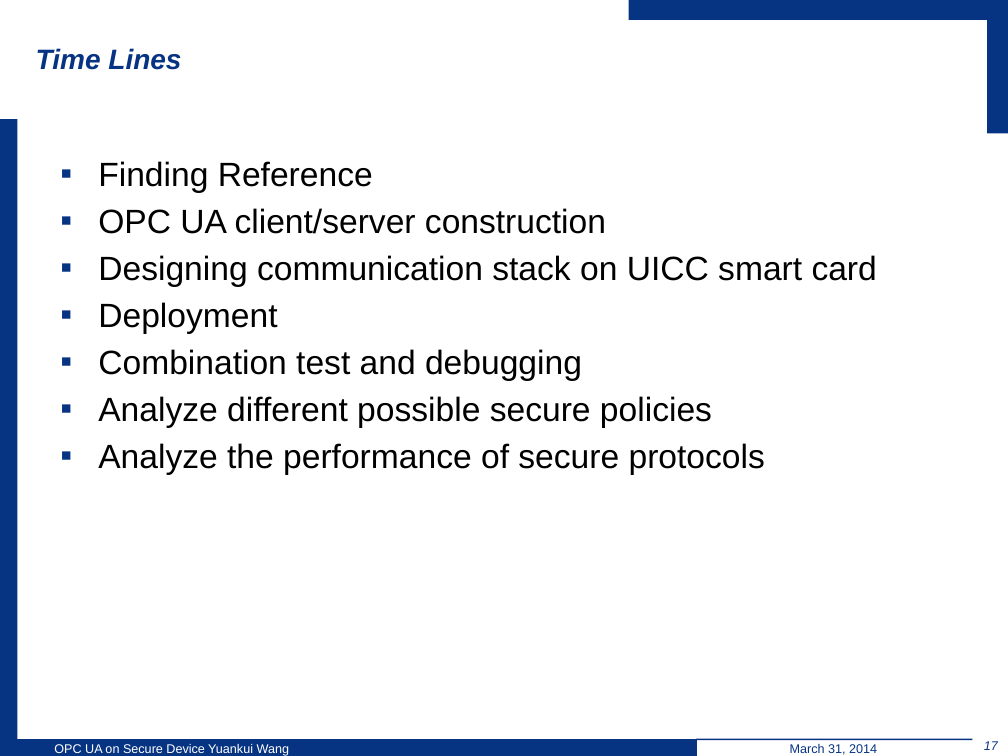
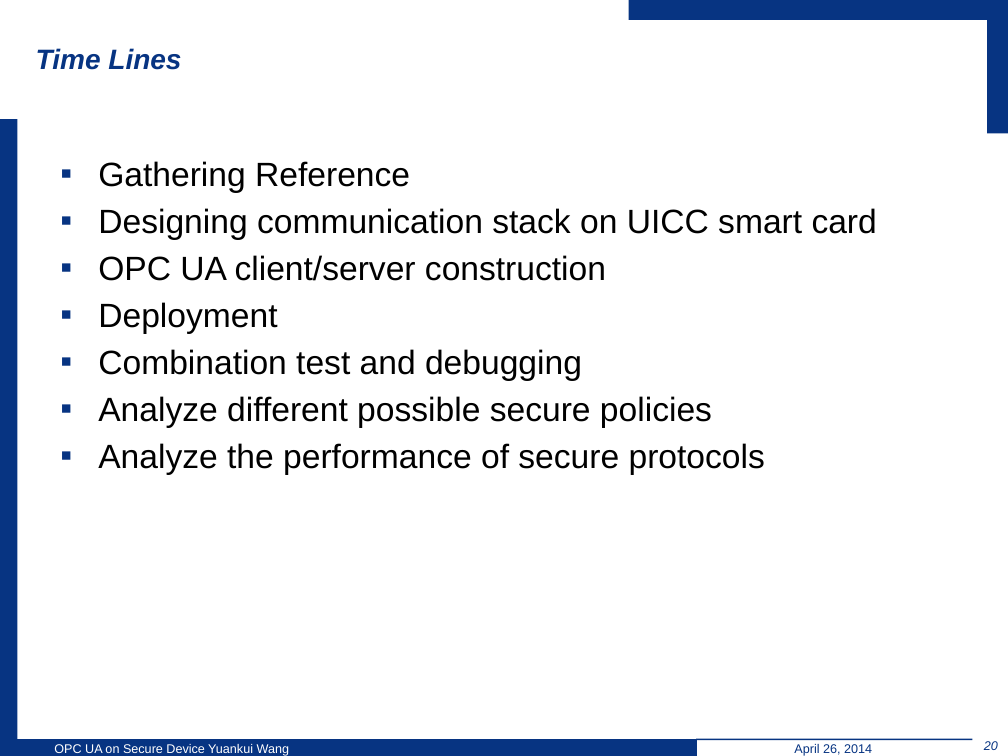
Before and after one commit to wsuetholz/opc-ua-wangyk-upb-morpho, a slide deck: slide 20 of ppt/Einleitung.pptx (slide 17 before the commit). Drawn at 1008x756 pixels with LibreOffice and Linux fonts; fonts in the diff are those of the drawing; background and template pictures are left out. Boxes give left, top, right and bottom in pixels: in the first picture for what was removed or moved away, otherwise in the second. Text is boxed around its words. In the diff, an @@ line names an element or a change of style, - is before the commit and + after.

```diff
--- a/ppt/Einleitung.pptx
+++ b/ppt/Einleitung.pptx
@@ text at box(98, 161, 877, 240): text changed @@
-▪ Finding Reference
+▪ Gathering Reference
+▪ Designing communication stack on UICC smart card
@@ text at box(98, 255, 877, 287): paragraph removed @@
-▪ Designing communication stack on UICC smart card
@@ text at box(794, 744, 872, 756): text changed @@
-March 31, 2014
+April 26, 2014
@@ page number at box(984, 741, 998, 750): text changed @@
-17
+20
```
Also in this commit, not shown: 16 other slides changed, 4 slides added, 1 slide removed.
